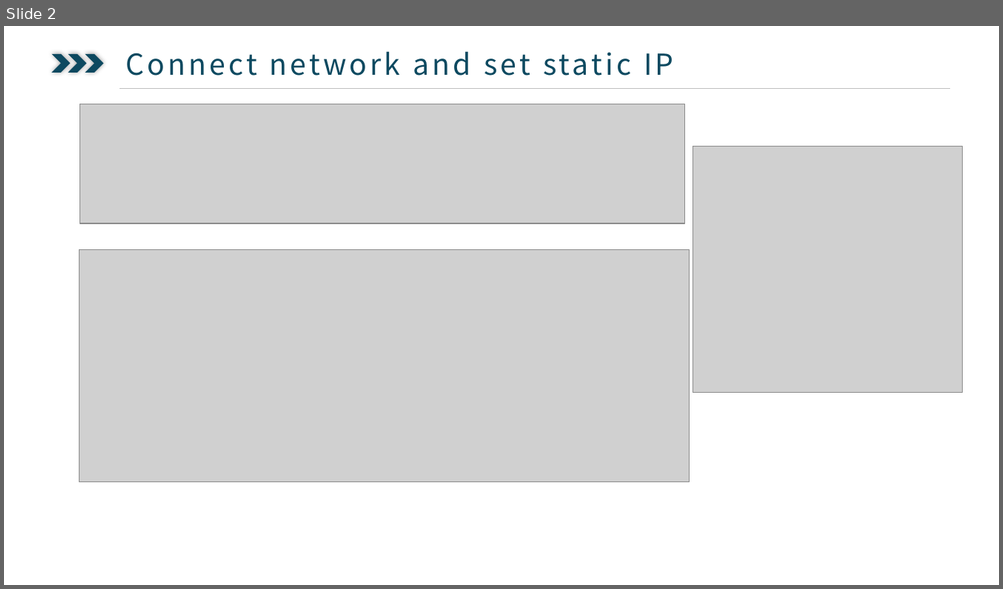
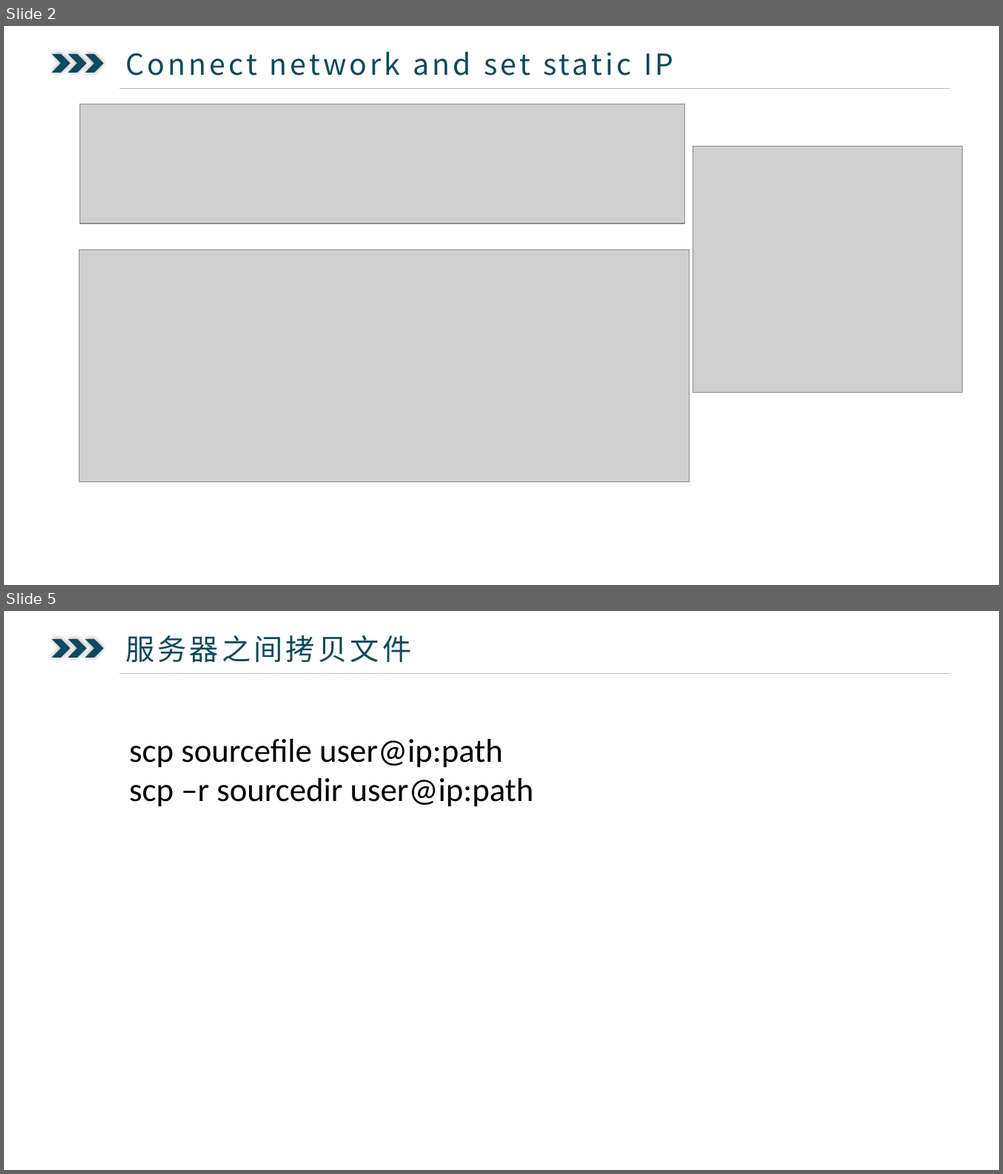
Before and after one commit to ysglyl/ppts, a slide deck: centos7.pptx. Shown one above the other, each under a label of ours: slide 2 before the commit, slides 2 and 5 after it; the slides between them are not shown. The pictures are 1003x589 and 1003x1174 pixels, drawn with LibreOffice and Linux fonts; fonts in the diff are those of the drawing; grey boxes stand for pictures. Boxes give left, top, right and bottom in pixels: in the first picture for what was removed or moved away, otherwise in the second. Text is boxed around its words. In the diff, an @@ line names an element or a change of style, - is before the commit and + after.

```diff
--- a/centos7.pptx
+++ b/centos7.pptx
@@ slide 5 added at [4,611,999,1170], background #FFFFFF @@
@@ chevron added at [52,638,71,658], fill #0D4960 @@
@@ chevron added at [68,638,87,658], fill #0D4960 @@
@@ chevron added at [85,638,104,658], fill #0D4960 @@
@@ text added at [125,635,411,662], 28 pt, text #0D4960 @@
+  服务器之间拷贝文件
@@ line added from (119, 673) to (950, 673), #BFBFBF 0.5 pt @@
@@ text added at [129,739,534,807], 32 pt, text #000000 @@
+scp sourcefile user@ip:path
+scp –r sourcedir user@ip:path
```
Also in this commit, not shown: 1 slide changed, 14 other slides added, 1 slide removed, 3 other files.
